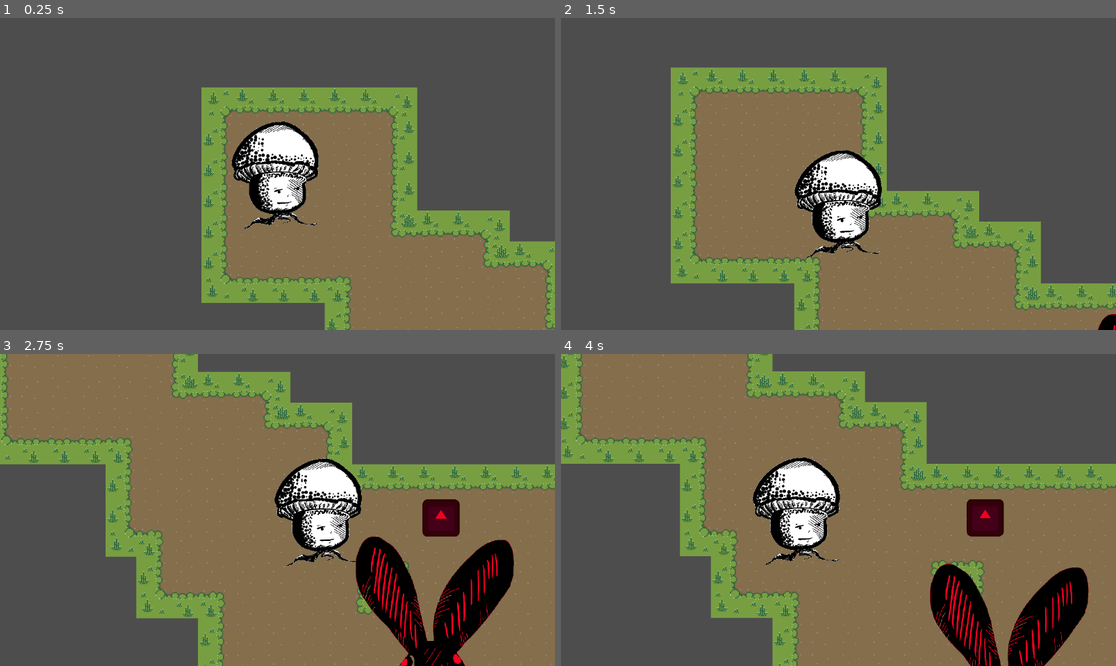
Above: before the commit, frames 1-4 (two rows, left to right).
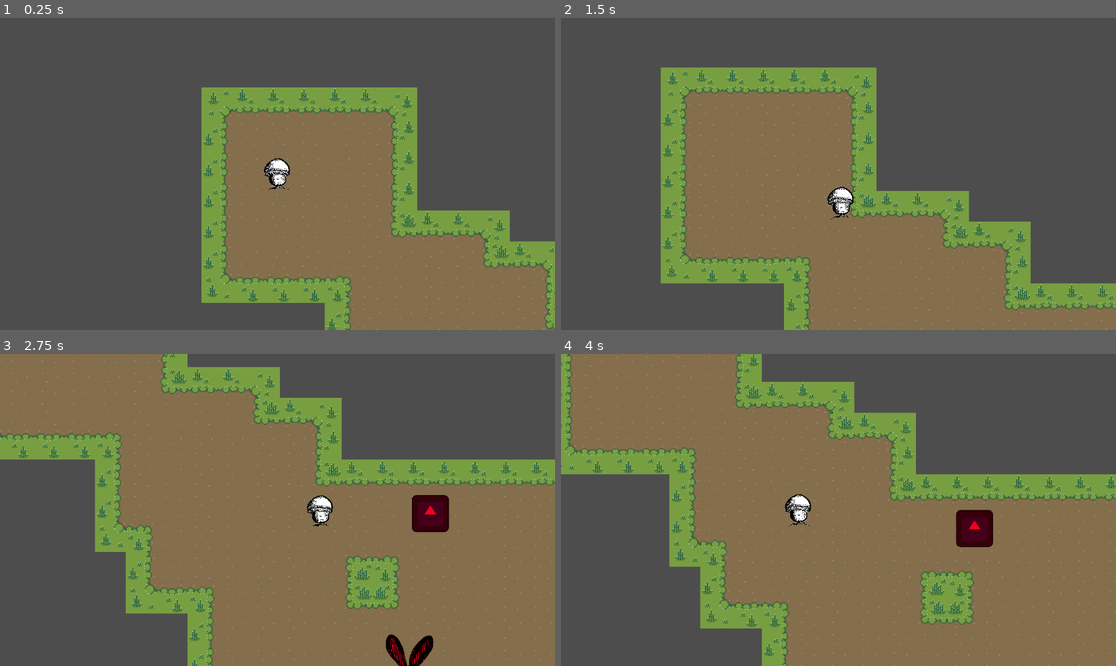
Above: after the commit, the same moments.

Repository: MoeOverload/Hugh-Fungus-Demo
Game: Godot game, scene res://main.tscn
Same seed, same stepped clock (60 frames per second), same inputs: the game is played once before the commit and once after it. The engine's default icon, where the game draws it, is replaced by a stand-in: a white triangle on a blue panel in a dark square.
Inputs:
- Up to frame 1 (0.25 s): no input
- Up to frame 2 (1.5 s): tap Enter at 0.5 s; hold D (right) 0.53-1.28 s; hold S (down) from 1.28 s (still down)
- Up to frame 3 (2.75 s): release S (down) at 2.03 s; hold D (right) from 2.03 s (still down)
- Up to frame 4 (4 s): release D (right) at 2.78 s; hold W (up) 2.78-3.53 s; hold A (left) from 3.53 s (still down)

The runs differ from the first frame. In frame 1, 3.5% of the frame differs, in the area x 41-58%, y 33-68%; in frame 2, 13%; in frame 3, 21%; in frame 4, 25%, in the area x 0-100%, y 0-100%.

Commit message:
change sprite scale to .3

Diff:
--- a/hugh-fungus/main.tscn
+++ b/hugh-fungus/main.tscn
@@ -776,6 +776,7 @@
 
 [node name="player" parent="." instance=ExtResource("2_0xm2m")]
 position = Vector2(143, 122)
+scale = Vector2(0.3, 0.3)
 
 [node name="enemy" parent="." instance=ExtResource("3_h2yge")]
 position = Vector2(588, 347)
@@ -785,15 +786,19 @@
 
 [node name="Ant (tscn)" parent="." instance=ExtResource("4_1bvp3")]
 position = Vector2(1237, 363)
+scale = Vector2(0.3, 0.3)
 
 [node name="Snail(tscn)" parent="." instance=ExtResource("5_5vw27")]
 position = Vector2(1037, 503)
+scale = Vector2(0.3, 0.3)
 
 [node name="Rat (tscn)" parent="." instance=ExtResource("6_kek77")]
 position = Vector2(2352, 259)
 
 [node name="Bunny (tscn)" parent="." instance=ExtResource("7_4c57u")]
 position = Vector2(589, 439)
+scale = Vector2(0.3, 0.3)
 
 [node name="Deer (tscn)" parent="." instance=ExtResource("8_efxa6")]
 position = Vector2(776, 394)
+scale = Vector2(0.3, 0.3)
